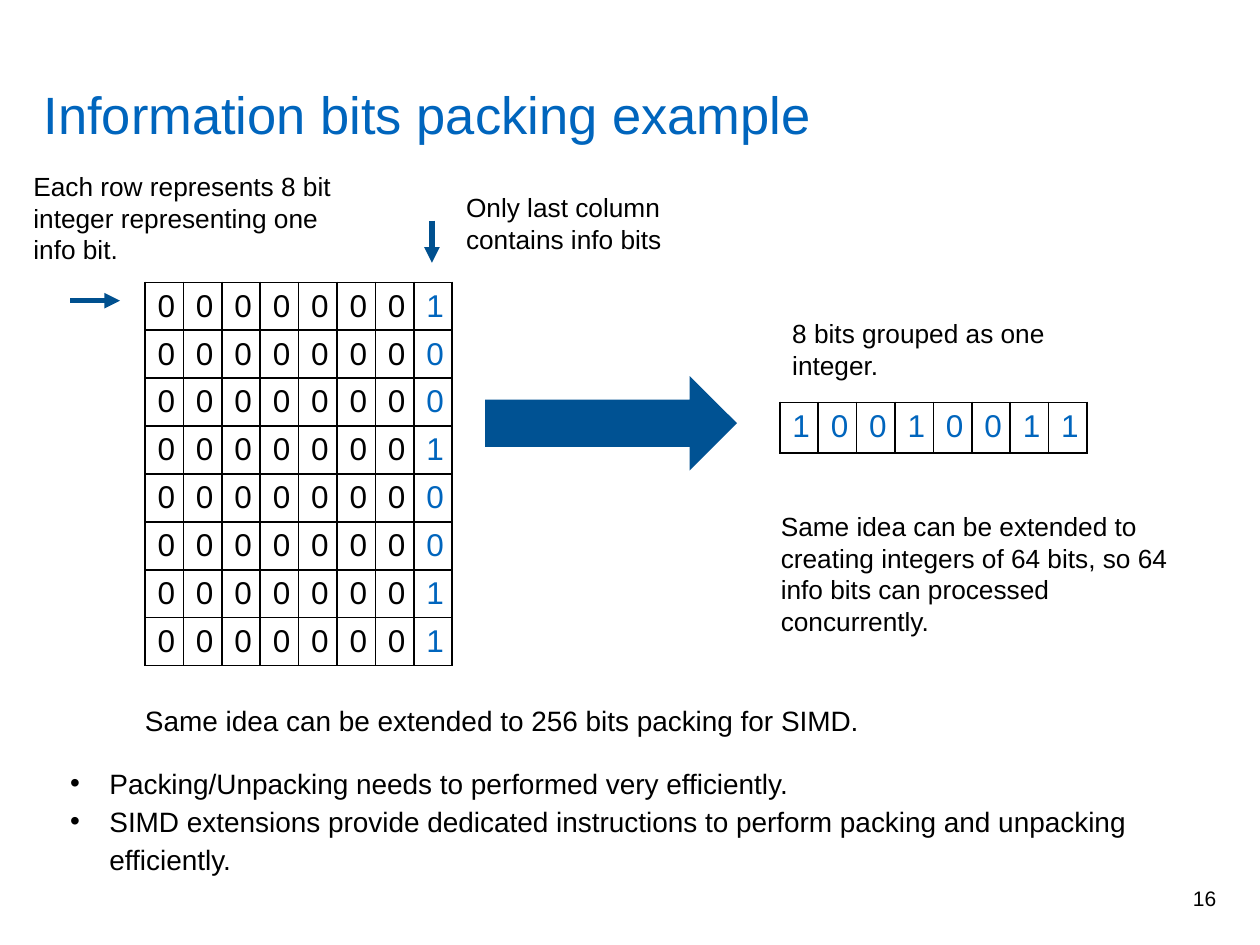
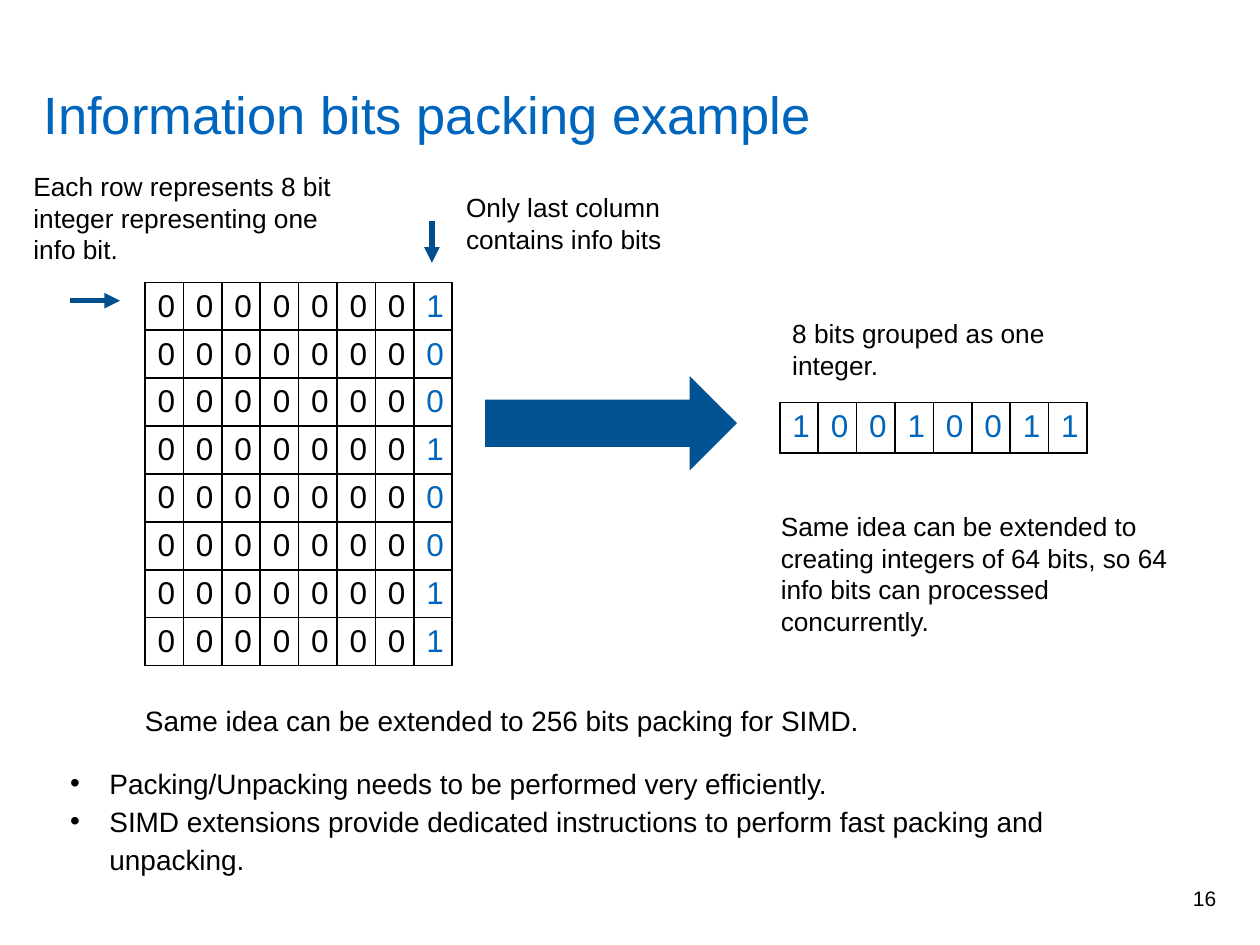
Before and after one commit to yadhu1961/thesis_5GPolorCodes, a slide deck: slide 16 of final_presentation/finalPpt.pptx. Drawn at 1260x945 pixels with LibreOffice and Linux fonts; fonts in the diff are those of the drawing; background and template pictures are left out. Boxes give left, top, right and bottom in pixels: in the first picture for what was removed or moved away, otherwise in the second. Text is boxed around its words. In the diff, an @@ line names an element or a change of style, - is before the commit and + after.

```diff
--- a/final_presentation/finalPpt.pptx
+++ b/final_presentation/finalPpt.pptx
@@ text at (109, 773, 1044, 875): text changed @@
-• Packing/Unpacking needs to performed very efficiently.
-• SIMD extensions provide dedicated instructions to perform packing and unpacking efficiently.
+• Packing/Unpacking needs to be performed very efficiently.
+• SIMD extensions provide dedicated instructions to perform fast packing and unpacking.
```
Also in this commit, not shown: 17 other slides changed, 1 slide added, 3 other files.
